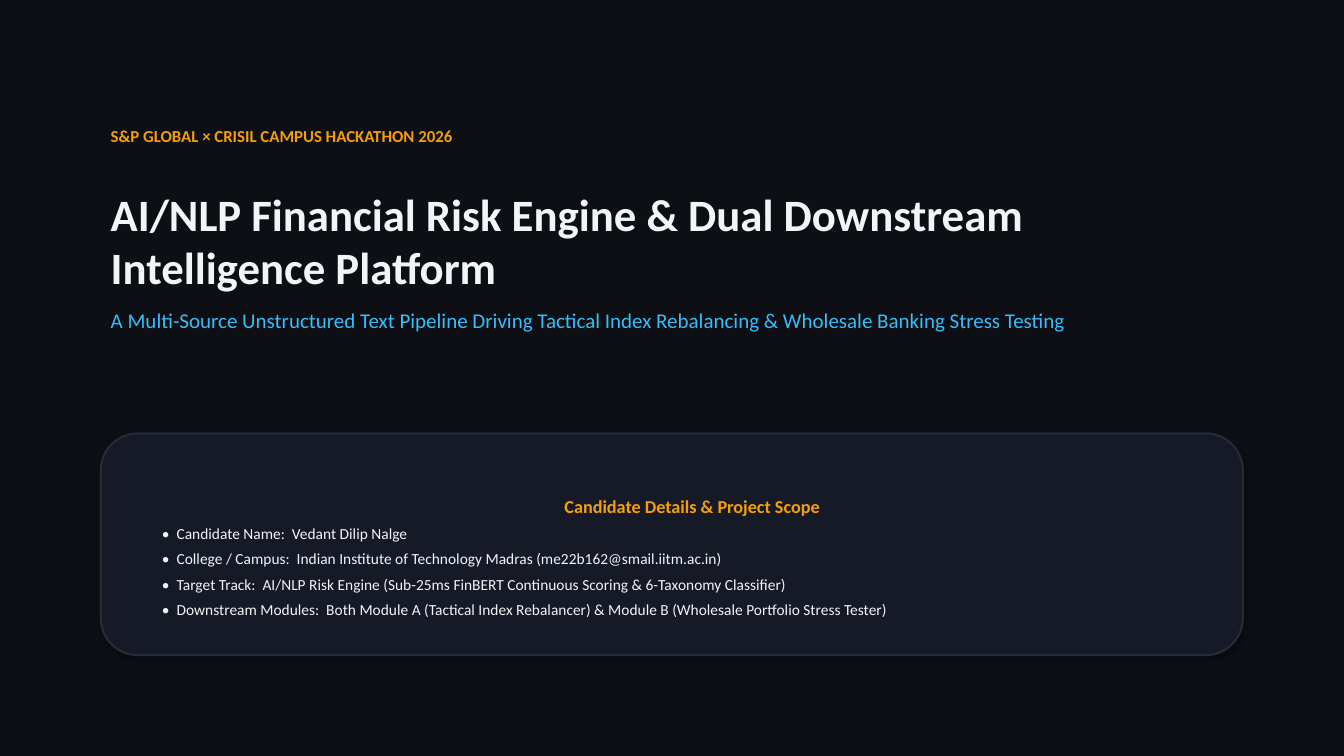
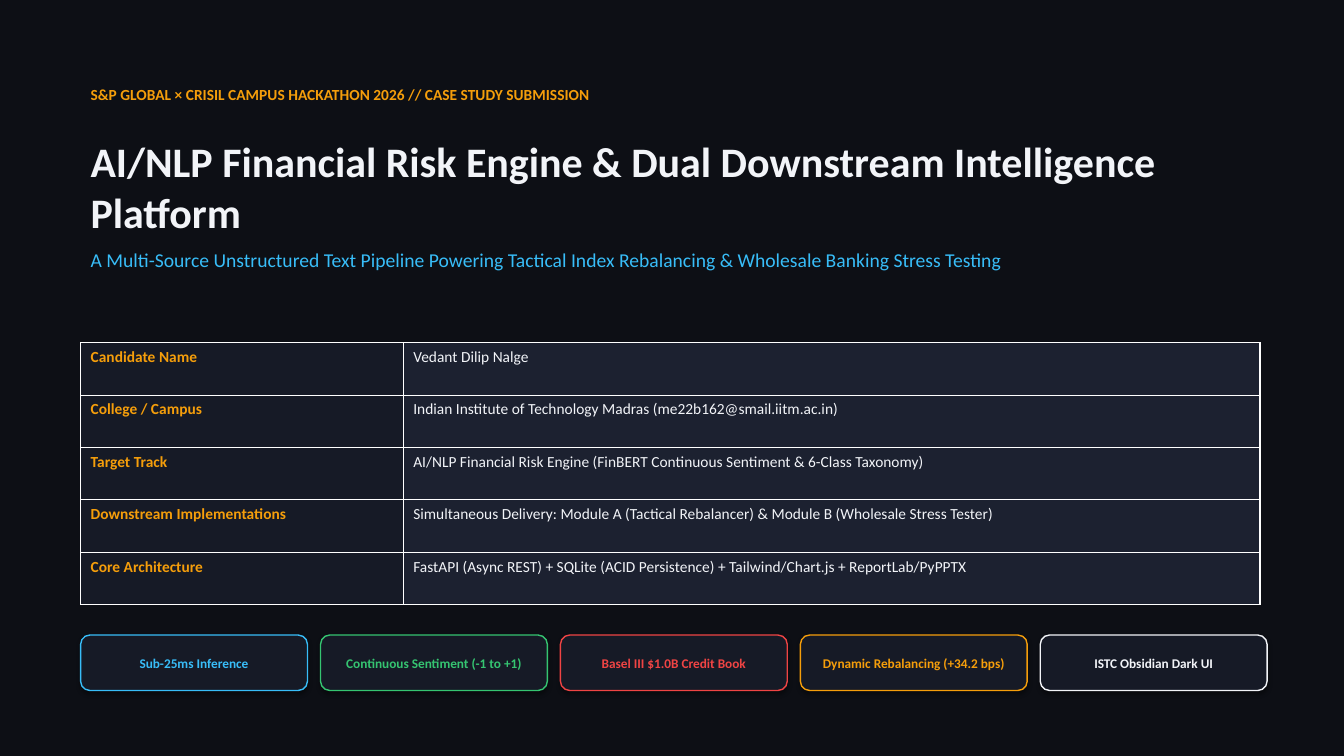
Before and after one commit to Vedant-Nalge/S-P-Crisil-Hackathon, a slide deck: slide 1 of docs/presentation.pptx. Drawn at 1344x756 pixels with LibreOffice and Linux fonts; fonts in the diff are those of the drawing. Boxes give left, top, right and bottom in pixels: in the first picture for what was removed or moved away, otherwise in the second. Text is boxed around its words. In the diff, an @@ line names an element or a change of style, - is before the commit and + after.

Commit message:
docs: enrich PowerPoint presentation deck with visual charts, tables, and sample run infographic

```diff
--- a/docs/presentation.pptx
+++ b/docs/presentation.pptx
@@ text at bbox=[91, 89, 589, 100]: text changed; size 12 to 11 pt @@
-S&P GLOBAL × CRISIL CAMPUS HACKATHON 2026
+S&P GLOBAL × CRISIL CAMPUS HACKATHON 2026 // CASE STUDY SUBMISSION
@@ text "AI/NLP Financial Risk Engine & ...": place and size @@
-text "AI/NLP Financial Risk Engine & ..." at bbox=[111, 199, 1064, 332]
+text "AI/NLP Financial Risk Engine & ..." at bbox=[91, 147, 1155, 271]
@@ text at bbox=[91, 147, 1155, 229]: size 32 to 30 pt in "AI/NLP Financial Risk Engine & Dual Downstream ..." @@
@@ text at bbox=[91, 253, 1001, 271]: text changed; size 15 to 14 pt @@
-A Multi-Source Unstructured Text Pipeline Driving Tactical Index Rebalancing & Wholesale Banking Stress Testing
+A Multi-Source Unstructured Text Pipeline Powering Tactical Index Rebalancing & Wholesale Banking Stress Testing
@@ table added at bbox=[81, 343, 1260, 605], 5 rows, 2 columns @@
+Candidate Name | Vedant Dilip Nalge
+College / Campus | Indian Institute of Technology Madras (me22b162@smail.iitm.ac.in)
+Target Track | AI/NLP Financial Risk Engine (FinBERT Continuous Sentiment & 6-Class Taxonomy)
+Downstream Implementations | Simultaneous Delivery: Module A (Tactical Rebalancer) & Module B (Wholesale Stress Tester)
+Core Architecture | FastAPI (Async REST) + SQLite (ACID Persistence) + Tailwind/Chart.js + ReportLab/PyPPTX
@@ rounded rectangle removed at bbox=[101, 434, 1243, 655] @@
-Candidate Details & Project Scope
-• Candidate Name: Vedant Dilip Nalge
-• College / Campus: Indian Institute of Technology Madras (me22b162@smail.iitm.ac.in)
-• Target Track: AI/NLP Risk Engine (Sub-25ms FinBERT Continuous Scoring & 6-Taxonomy Classifier)
-• Downstream Modules: Both Module A (Tactical Index Rebalancer) & Module B (Wholesale Portfolio Stress Tester)
@@ rounded rectangle added at bbox=[81, 635, 308, 691], fill #161A26, outline #38BDF8 1 pt, 9.5 pt, text #38BDF8, bold @@
+Sub-25ms Inference
@@ rounded rectangle added at bbox=[321, 635, 547, 691], fill #161A26, outline #35C471 1 pt, 9.5 pt, text #35C471, bold @@
+Continuous Sentiment (-1 to +1)
@@ rounded rectangle added at bbox=[561, 635, 787, 691], fill #161A26, outline #EF4444 1 pt, 9.5 pt, text #EF4444, bold @@
+Basel III $1.0B Credit Book
@@ rounded rectangle added at bbox=[801, 635, 1027, 691], fill #161A26, outline #F59E0B 1 pt, 9.5 pt, text #F59E0B, bold @@
+Dynamic Rebalancing (+34.2 bps)
@@ rounded rectangle added at bbox=[1041, 635, 1267, 691], fill #161A26, outline #F2F4F8 1 pt, 9.5 pt, text #F2F4F8, bold @@
+ISTC Obsidian Dark UI
```
Also in this commit, not shown: 5 other slides changed, 1 slide added, 1 slide removed, 6 other files.
